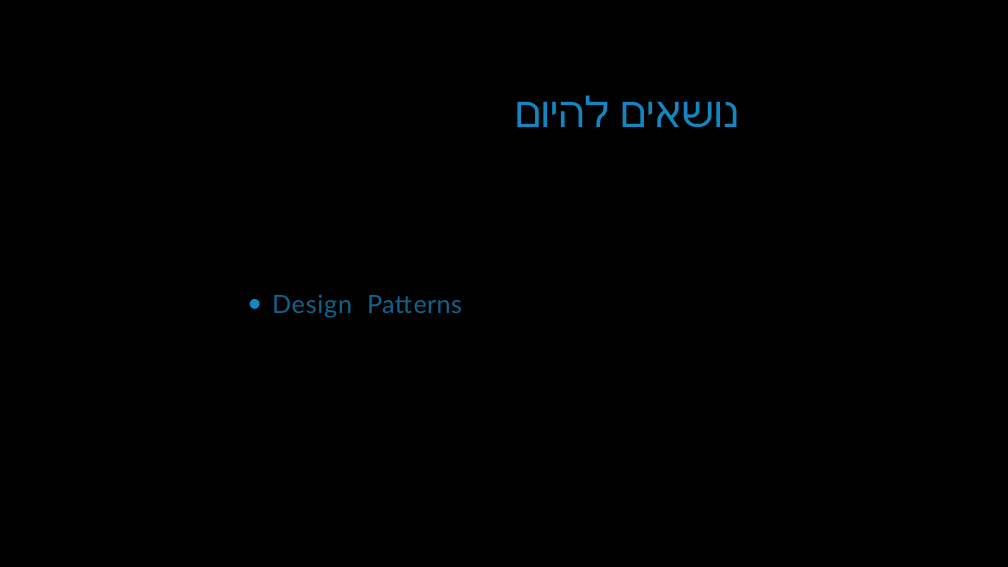
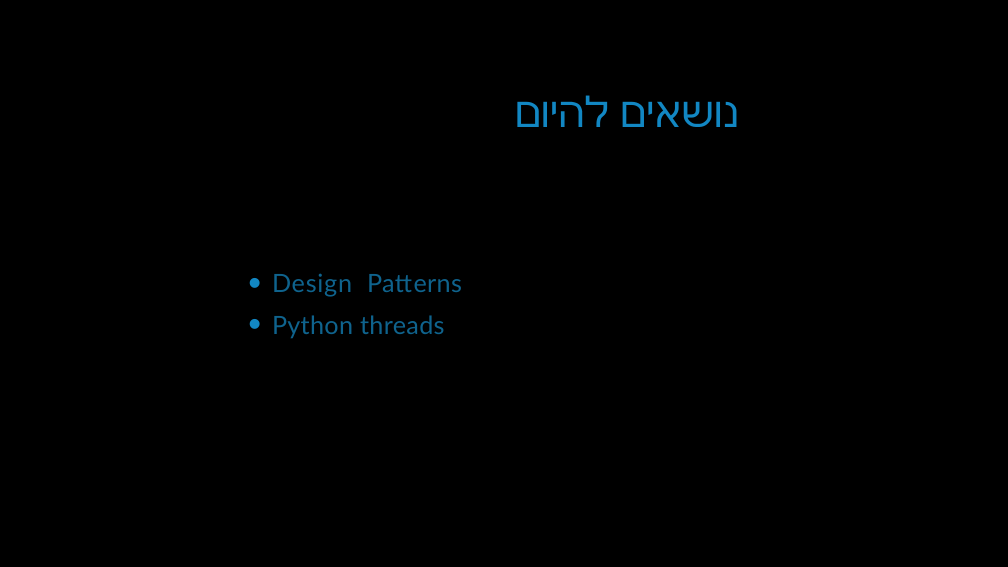
Before and after one commit to netanellevine/OOP_2022_Winter, a slide deck: slide 2 of TA8/TA8_OOP.pptx. Drawn at 1008x567 pixels with LibreOffice and Linux fonts; fonts in the diff are those of the drawing; background and template pictures are left out. Boxes give left, top, right and bottom in pixels: in the first picture for what was removed or moved away, otherwise in the second. Text is boxed around its words. In the diff, an @@ line names an element or a change of style, - is before the commit and + after.

```diff
--- a/TA8/TA8_OOP.pptx
+++ b/TA8/TA8_OOP.pptx
@@ text at (272,315,444,338): paragraph added @@
+• Python threads
```
Also in this commit, not shown: 1 other slide changed, 5 other files.
